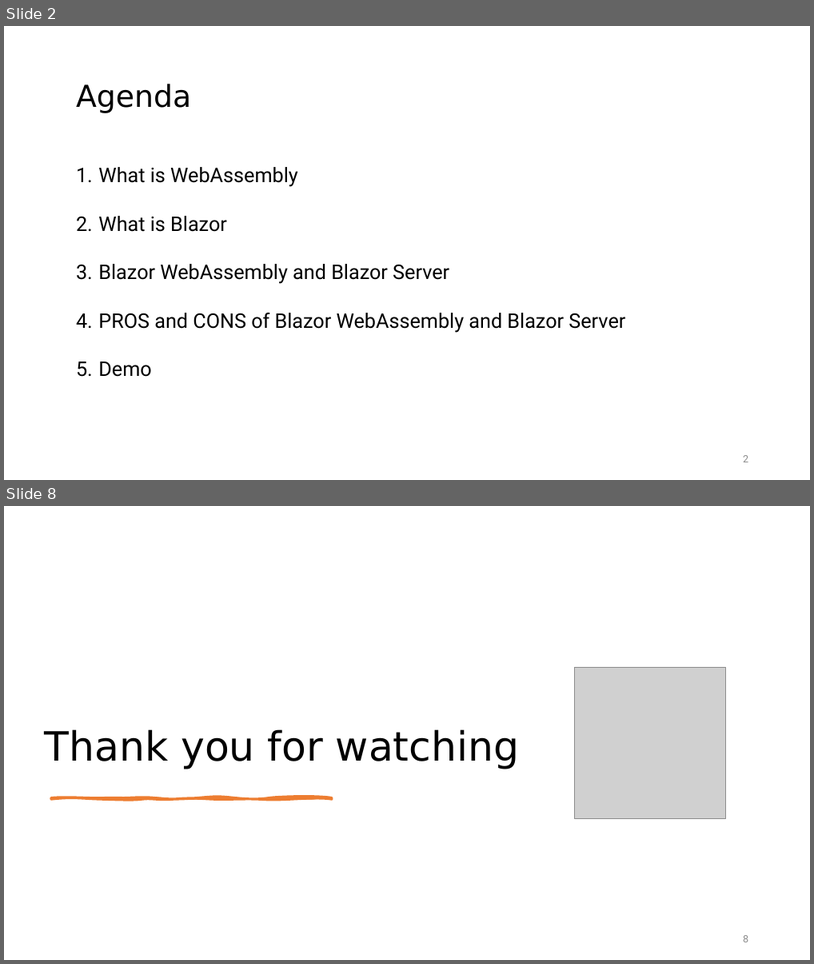
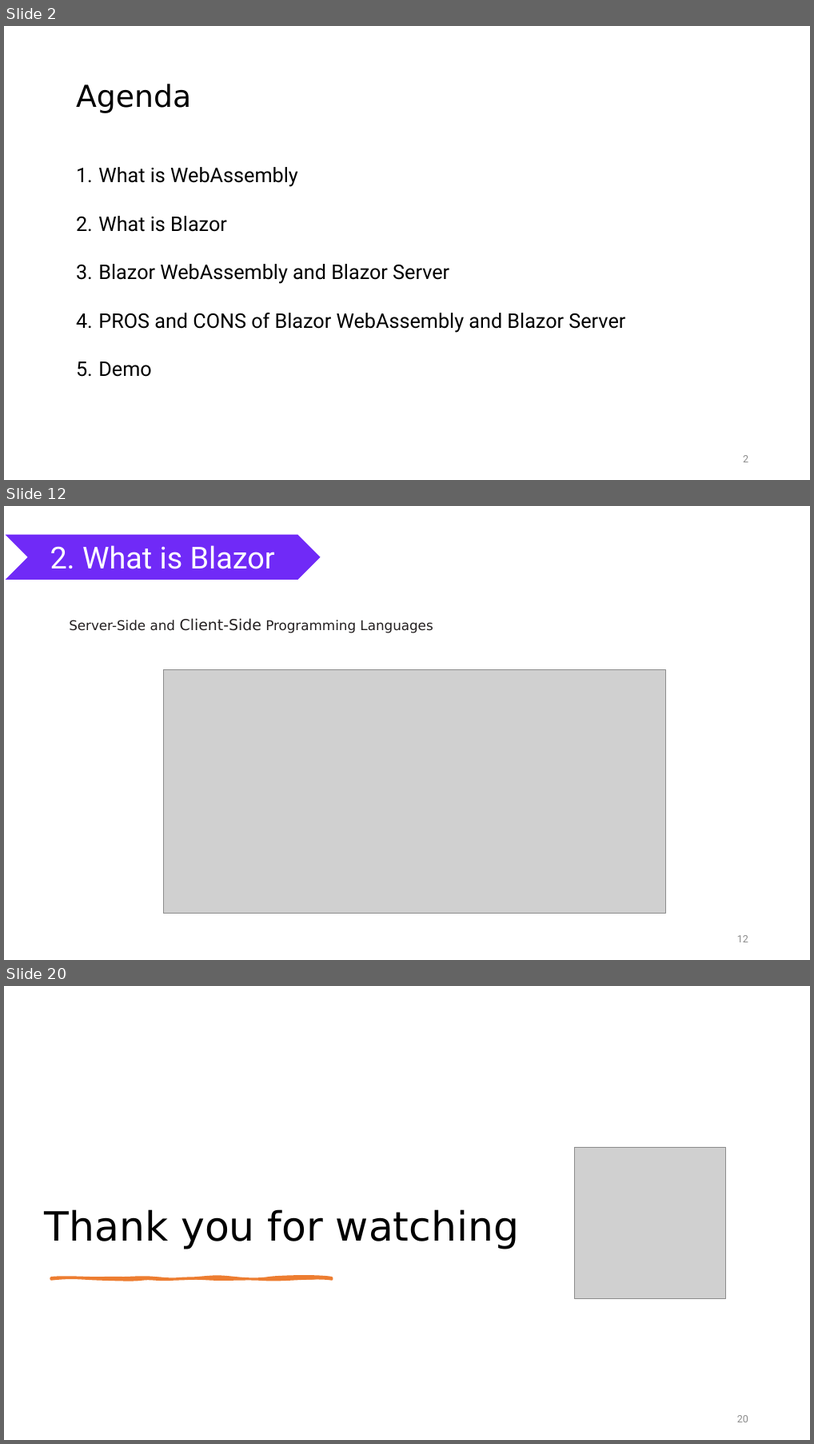
Before and after one commit to nguyenhoanthienit/blazor, a slide deck: Documents/seminar.pptx. Shown one above the other, each under a label of ours: slides 2 and 8 before the commit, slides 2, 12 and 20 after it; the slides between them are not shown. The pictures are 814x964 and 814x1444 pixels, drawn with LibreOffice and Linux fonts; fonts in the diff are those of the drawing; grey boxes stand for pictures. Boxes give left, top, right and bottom in pixels: in the first picture for what was removed or moved away, otherwise in the second. Text is boxed around its words. In the diff, an @@ line names an element or a change of style, - is before the commit and + after.

```diff
--- a/Documents/seminar.pptx
+++ b/Documents/seminar.pptx
@@ slide 12 added at <box>4,506,810,960</box>, background #FFFFFF @@
@@ chevron added at <box>4,535,322,580</box>, fill #702AF7, outline #FFFFFF 1 pt, 36 pt, text #FFFFFF @@
+2. What is Blazor
@@ text added at <box>69,618,433,633</box>, 16 pt, text #231F20 @@
+Server-Side and Client-Side Programming Languages
@@ picture added at <box>164,670,665,912</box> @@
@@ picture added at <box>164,669,666,912</box> @@
@@ page number added at <box>738,935,749,942</box>, 12 pt, text #8C8C8C @@
+12
@@ what was slide 8 is now slide 20 @@
@@ page number at <box>738,1415,749,1422</box>: text changed @@
-8
+20
```
Also in this commit, not shown: 4 slides changed, 12 other slides added, 1 slide removed, 11 other files.
